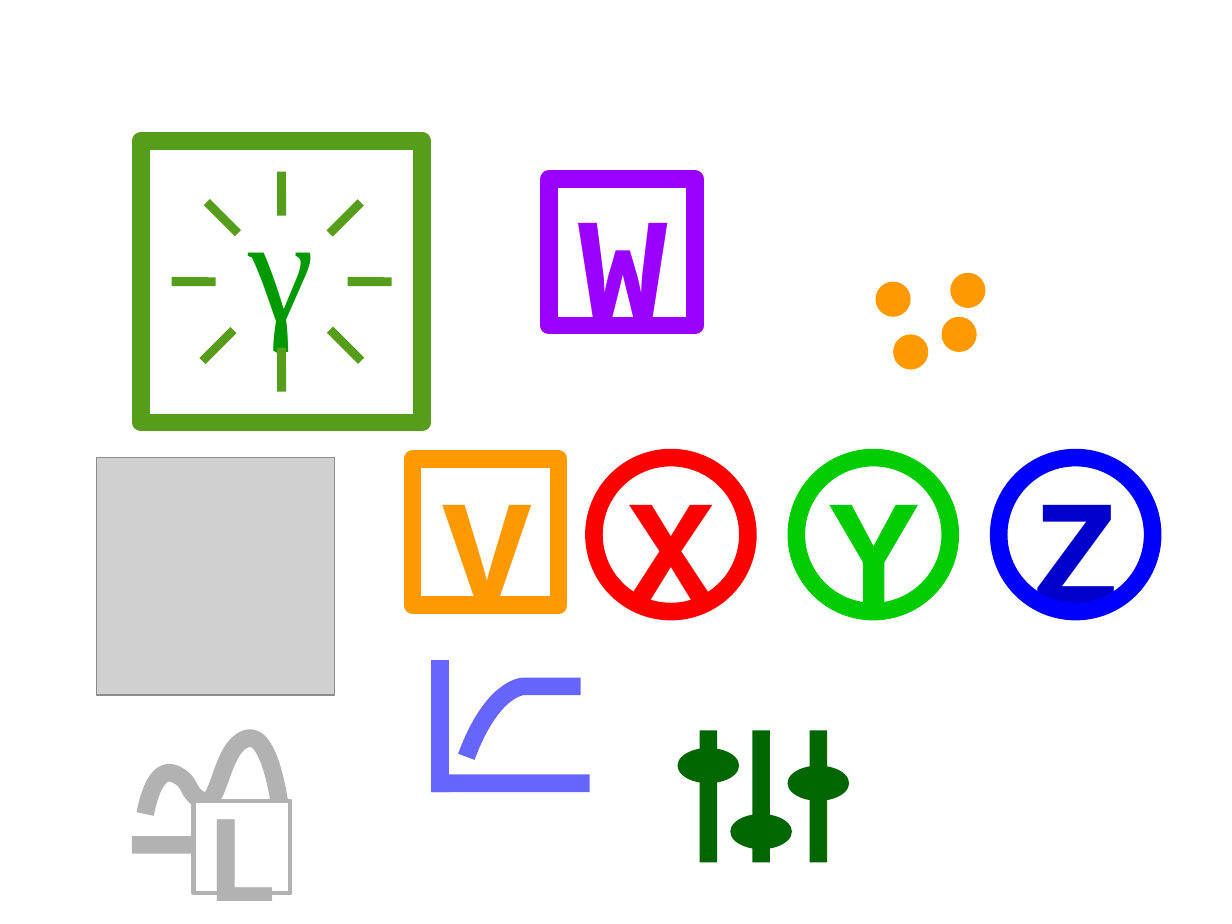
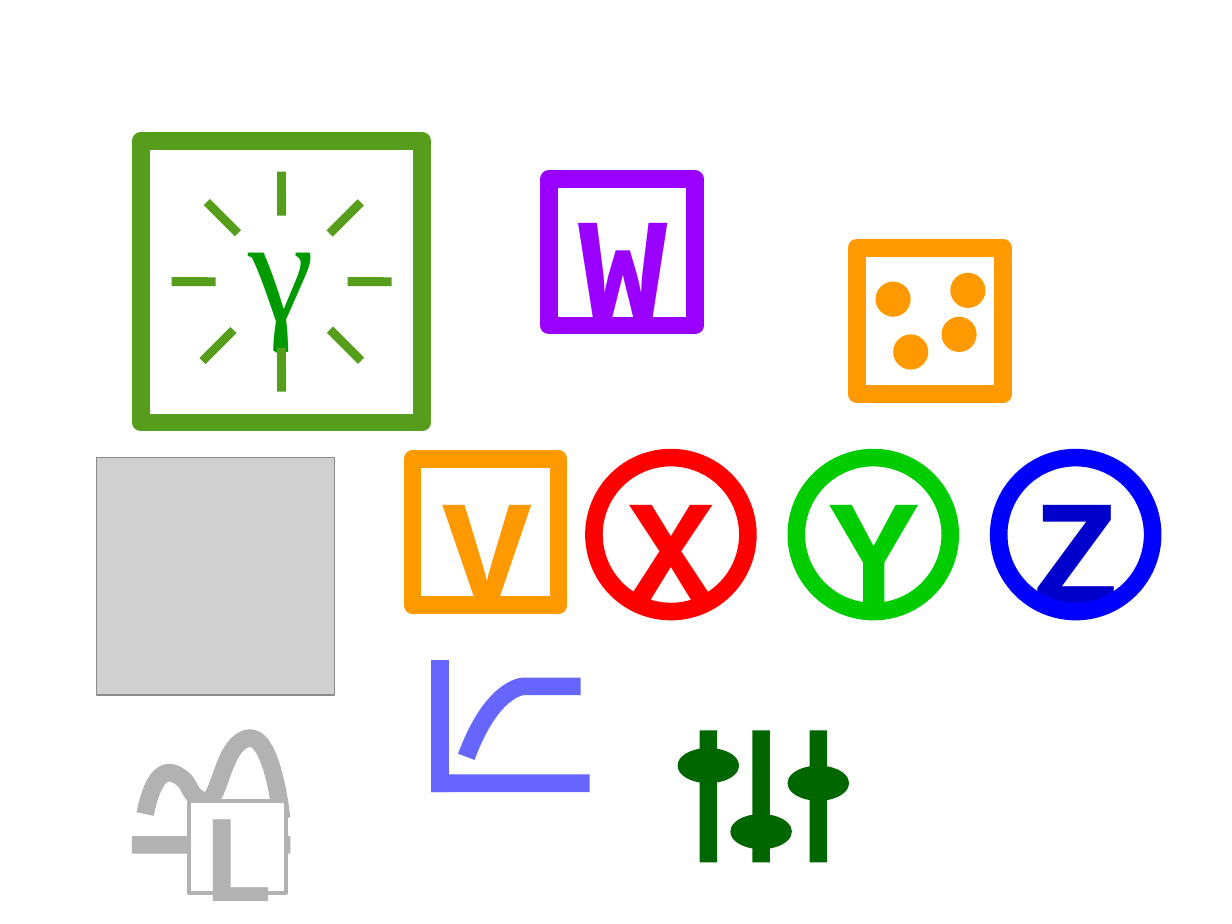
Before and after one commit to PauloCarvalhoRJ/gammaray, a slide deck: slide 1 of art/logo.odp. Drawn at 1232x924 pixels with LibreOffice and Linux fonts; fonts in the diff are those of the drawing; grey boxes stand for pictures. Boxes give left, top, right and bottom in pixels: in the first picture for what was removed or moved away, otherwise in the second. Text is boxed around its words. In the diff, an @@ line names an element or a change of style, - is before the commit and + after.

```diff
--- a/art/logo.odp
+++ b/art/logo.odp
@@ rectangle added at <box>857,248,1004,395</box>, outline #FF9900 11.34 pt @@
@@ text "L": place and size @@
-text "L" at <box>205,819,279,901</box>
+text "L" at <box>200,819,274,901</box>
@@ rectangle: place and size @@
-rectangle at <box>193,802,291,894</box>
+rectangle at <box>189,802,286,894</box>
```
Also in this commit, not shown: 48 other files.
